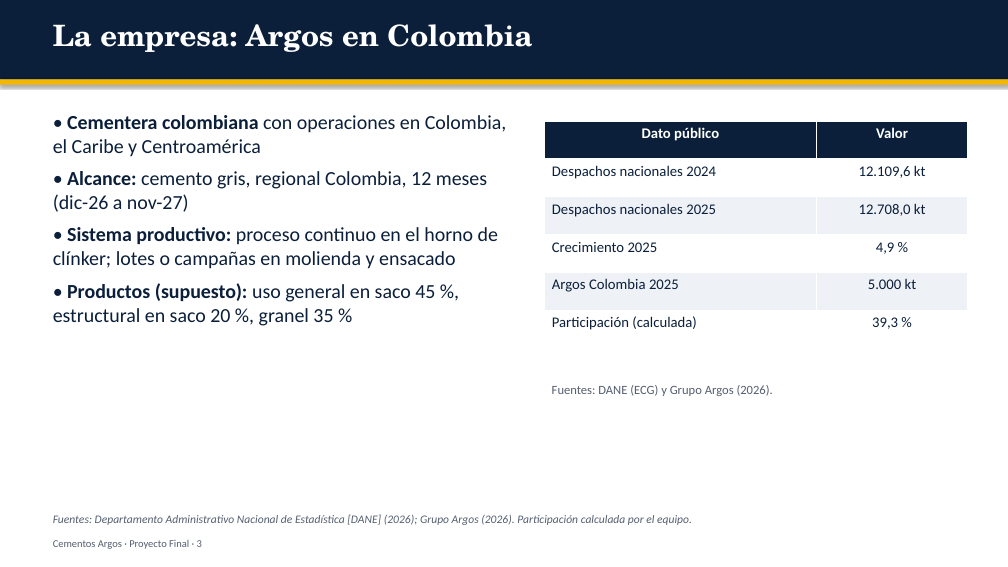
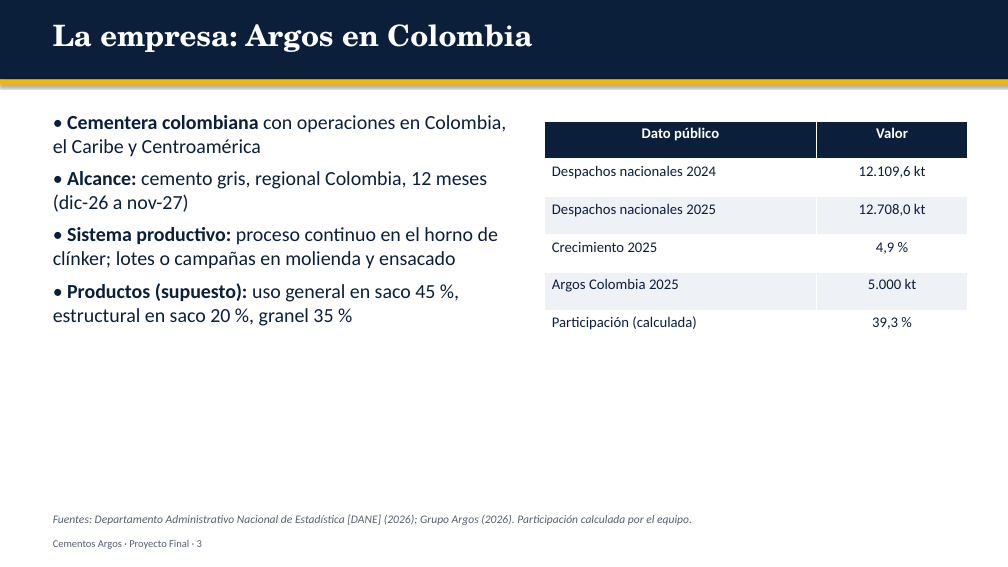
Before and after one commit to mauxysalcedo/mauxysalcedo.github.io, a slide deck: slide 3 of proyecto_final/Presentacion_Proyecto_Final_Argos.pptx. Drawn at 1008x567 pixels with LibreOffice and Linux fonts; fonts in the diff are those of the drawing. Boxes give left, top, right and bottom in pixels: in the first picture for what was removed or moved away, otherwise in the second. Text is boxed around its words. In the diff, an @@ line names an element or a change of style, - is before the commit and + after.

```diff
--- a/proyecto_final/Presentacion_Proyecto_Final_Argos.pptx
+++ b/proyecto_final/Presentacion_Proyecto_Final_Argos.pptx
@@ text removed at [552,385,773,396] @@
-Fuentes: DANE (ECG) y Grupo Argos (2026).
```
Also in this commit, not shown: 8 other slides changed, 2 slides removed, 11 other files.
